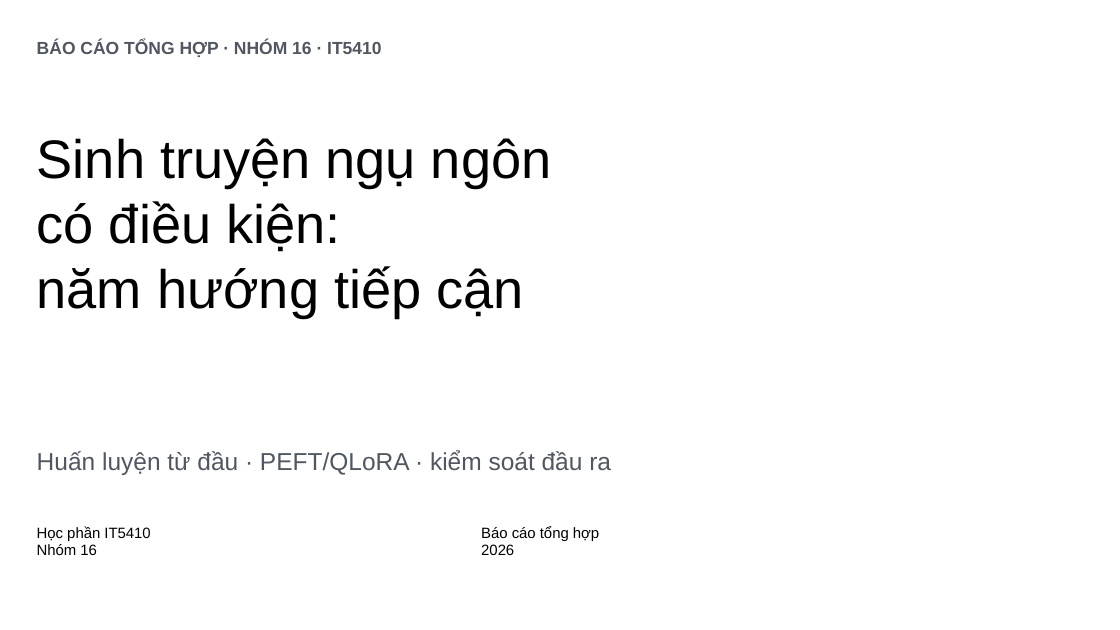
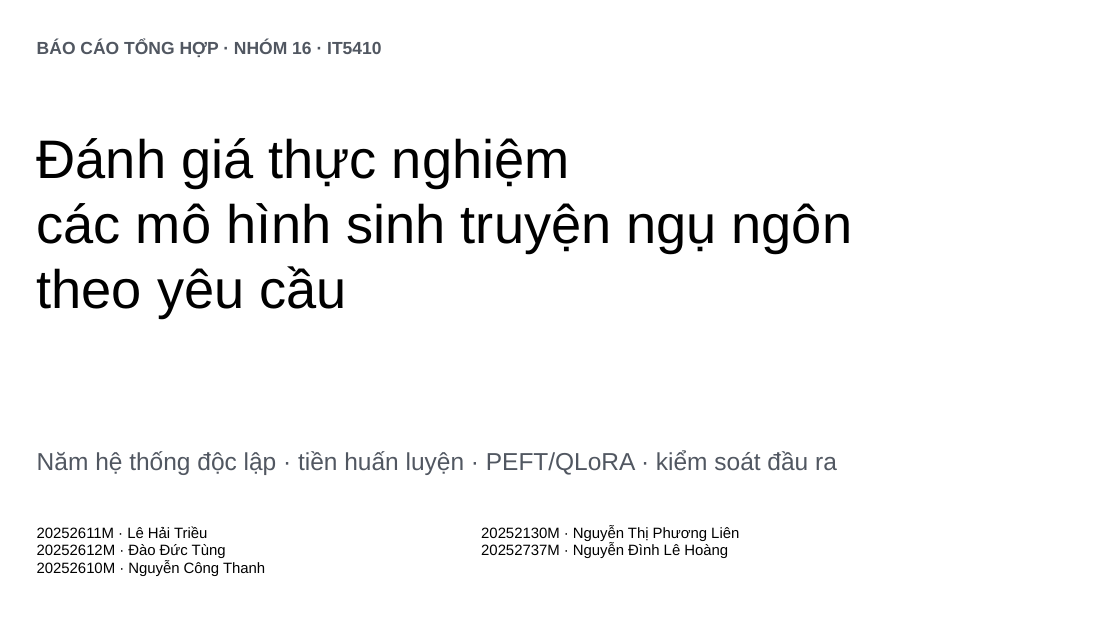
Before and after one commit to tungd/tinystory-vn, a slide deck: slide 1 of output/presentation/tinystory-vn-summary.pptx. Drawn at 1120x630 pixels with LibreOffice and Linux fonts; fonts in the diff are those of the drawing. Boxes give left, top, right and bottom in pixels: in the first picture for what was removed or moved away, otherwise in the second. Text is boxed around its words. In the diff, an @@ line names an element or a change of style, - is before the commit and + after.

```diff
--- a/output/presentation/tinystory-vn-summary.pptx
+++ b/output/presentation/tinystory-vn-summary.pptx
@@ text at box(37, 138, 852, 319): text changed @@
-Sinh truyện ngụ ngôn
-có điều kiện:
-năm hướng tiếp cận
+Đánh giá thực nghiệm
+các mô hình sinh truyện ngụ ngôn
+theo yêu cầu
@@ text at box(37, 451, 837, 475): text changed @@
-Huấn luyện từ đầu · PEFT/QLoRA · kiểm soát đầu ra
+Năm hệ thống độc lập · tiền huấn luyện · PEFT/QLoRA · kiểm soát đầu ra
@@ text at box(37, 526, 265, 576): text changed @@
-Học phần IT5410
-Nhóm 16
+20252611M · Lê Hải Triều
+20252612M · Đào Đức Tùng
+20252610M · Nguyễn Công Thanh
@@ text at box(481, 526, 739, 558): text changed @@
-Báo cáo tổng hợp
-2026
+20252130M · Nguyễn Thị Phương Liên
+20252737M · Nguyễn Đình Lê Hoàng
```
Also in this commit, not shown: 5 other slides changed, 9 slides added, 12 slides removed, 5 other files.
